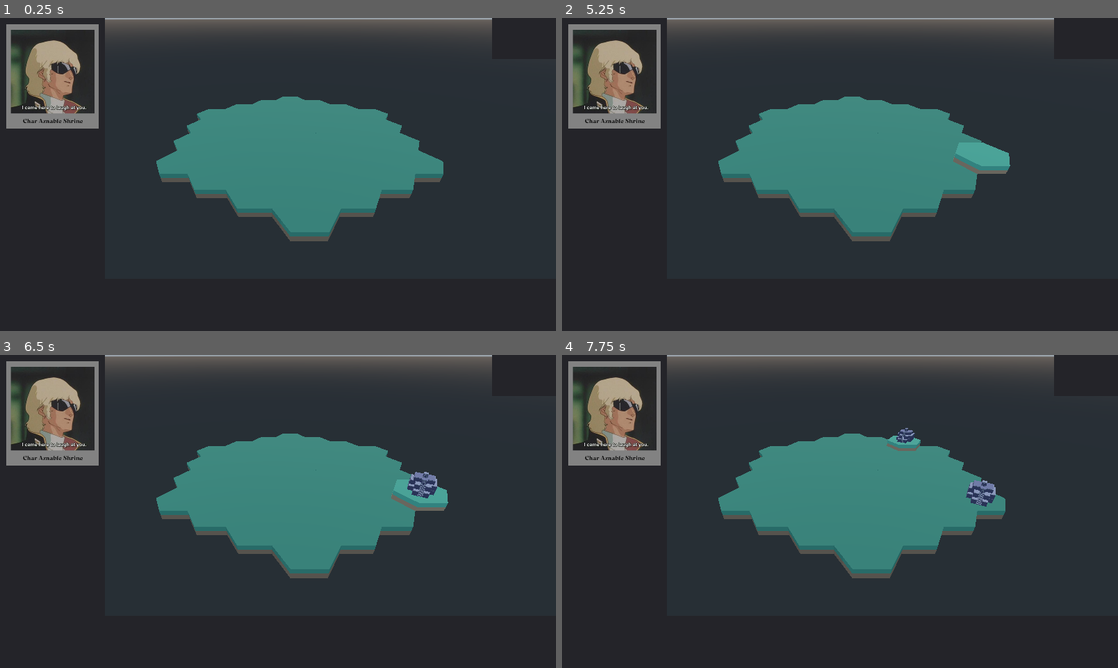
Above: before the commit, frames 1-4 (two rows, left to right).
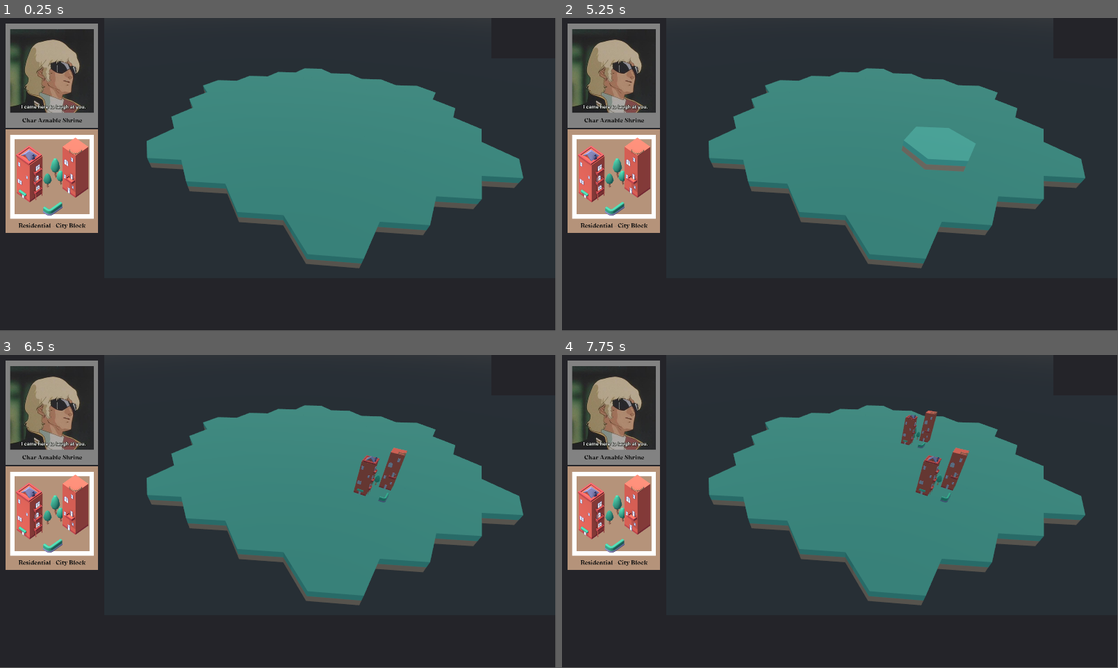
Above: after the commit, the same moments.

Repository: SudoCat/LDJAM51
Game: Godot game, scene res://scenes/grid.tscn
The game is run twice, just before and just after one commit, with the same random seed, the same clock (stepped at 60 frames per second) and the same inputs.
Inputs (mouse positions are in pixels of both pictures, inside the frame that each line leads up to):
- Up to frame 1 (0.25 s): no input
- Up to frame 2 (5.25 s): click (612, 77) at 0.5 s; click (612, 180) at 1.27 s; click (612, 77) at 2 s; click (612, 180) at 2.77 s; click (612, 77) at 3.5 s; click (612, 180) at 4.27 s; tap Enter at 5 s; move the mouse to (962, 158) at 5.02 s; click (962, 158) at 5.17 s
- Up to frame 3 (6.5 s): tap Space at 5.75 s; move the mouse to (166, 527) at 5.77 s; click (166, 527) at 5.92 s
- Up to frame 4 (7.75 s): tap Enter at 6.5 s; move the mouse to (895, 442) at 6.52 s; click (895, 442) at 6.67 s; tap Space at 7.25 s; move the mouse to (812, 574) at 7.27 s; click (812, 574) at 7.42 s
In our replay, the window is 800x450 before the commit and 799x449 after it. These sizes can differ from the game's own. Grey fills any space a smaller window leaves; there, only what the larger window draws over its background counts as a difference.

The runs differ from the first frame. In frame 1, 22% of the frame differs, in the area x 1-95%, y 0-80%; in frame 2, 24%; in frame 3, 24%; in frame 4, 23%.

Commit message:
quality tweaks

Diff:
--- a/project.godot
+++ b/project.godot
@@ -64,7 +64,6 @@
 
 window/size/width=1920
 window/size/height=1080
-window/stretch/mode="viewport"
 window/stretch/aspect="keep"
 
 [gui]
@@ -81,4 +80,5 @@
 
 [rendering]
 
+quality/filters/msaa=3
 environment/default_environment="res://default_env.tres"
--- a/scenes/Game.gd
+++ b/scenes/Game.gd
@@ -17,3 +17,4 @@
 	player.set_actor(actor)
 	actor.shuffle()
 	hand.add_card(actor.draw())
+	hand.add_card(actor.draw())
--- a/scenes/Player.gd
+++ b/scenes/Player.gd
@@ -19,5 +19,7 @@
 			selected = null
 			return
 
-	plot.selected = true
+	if (plot):
+		plot.selected = true
+
 	selected = plot
--- a/scenes/card_button.gd
+++ b/scenes/card_button.gd
@@ -13,3 +13,4 @@
 	var plot: Plot = game.player.selected
 	if plot && !plot.claimed():
 		plot.build(card)
+		game.player.select_plot(null)
--- a/scenes/grid.tscn
+++ b/scenes/grid.tscn
@@ -12,7 +12,7 @@
 script = ExtResource( 1 )
 
 [node name="Camera" type="Camera" parent="."]
-transform = Transform( -0.866026, 0.286788, -0.409576, 0, 0.819152, 0.573577, 0.5, 0.496732, -0.709407, 1.10015, 5.56411, -5.16759 )
+transform = Transform( -0.819152, 0.368688, -0.439385, 0, 0.766044, 0.642788, 0.573576, 0.526541, -0.627507, 2.07815, 4.69672, -3.5689 )
 
 [node name="Player" parent="." instance=ExtResource( 2 )]
 
